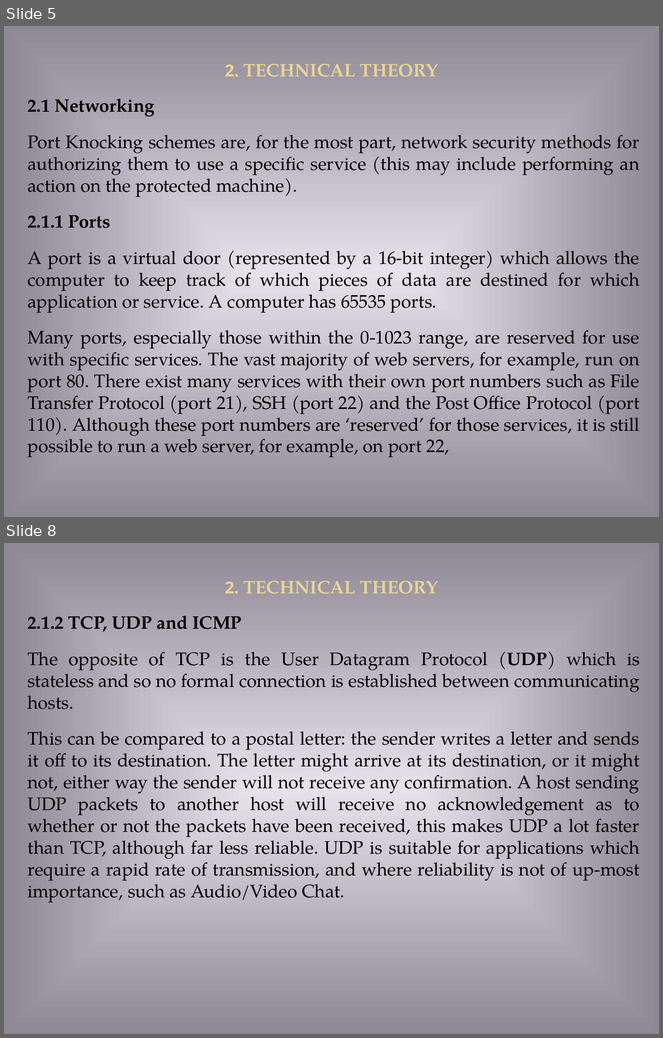
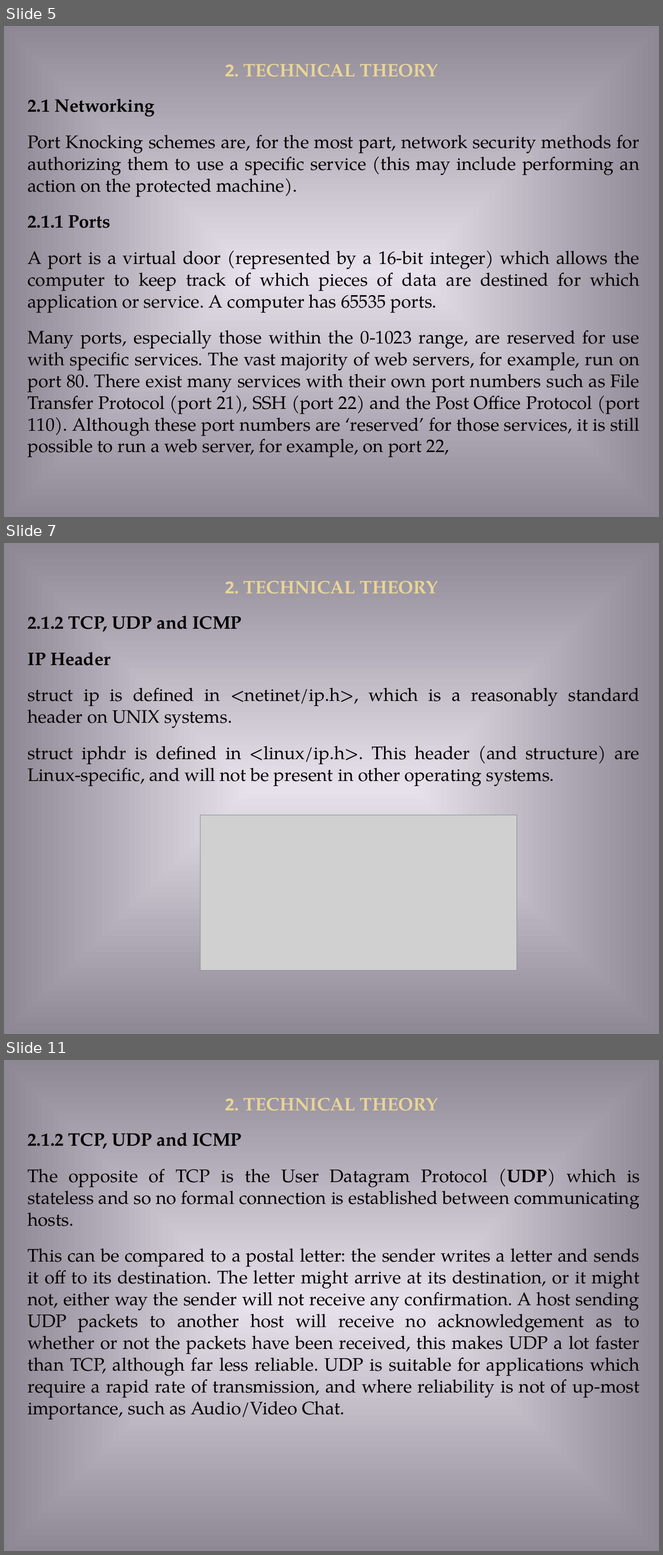
Before and after one commit to ppantelakis/uth_2018a_c_programming_wan_security, a slide deck: Presentation/WAN_SECURITY.ppt. Shown one above the other, each under a label of ours: slides 5 and 8 before the commit, slides 5, 7 and 11 after it; the slides between them are not shown. The pictures are 663x1038 and 663x1555 pixels, drawn with LibreOffice and Linux fonts; fonts in the diff are those of the drawing; grey boxes stand for pictures. Boxes give left, top, right and bottom in pixels: in the first picture for what was removed or moved away, otherwise in the second. Text is boxed around its words. In the diff, an @@ line names an element or a change of style, - is before the commit and + after.

```diff
--- a/Presentation/WAN_SECURITY.ppt
+++ b/Presentation/WAN_SECURITY.ppt
@@ slide 7 added at (4, 543, 659, 1034), background gradient #E6E1EB to #8E8894 @@
@@ text added at (225, 581, 438, 594), 22 pt, text #E9D596, bold @@
+2. TECHNICAL THEORY
@@ text added at (28, 616, 640, 786), 22 pt, text #000000 @@
+2.1.2 TCP, UDP and ICMP
+IP Header
+struct ip is defined in <netinet/ip.h>, which is a reasonably standard header on UNIX systems.
+struct iphdr is defined in <linux/ip.h>. This header (and structure) are Linux-specific, and will not be present in other operating systems.
@@ picture added at (200, 815, 517, 971) @@
@@ what was slide 8 is now slide 11 @@
```
Also in this commit, not shown: 2 slides changed, 2 other slides added, 3 other files.
